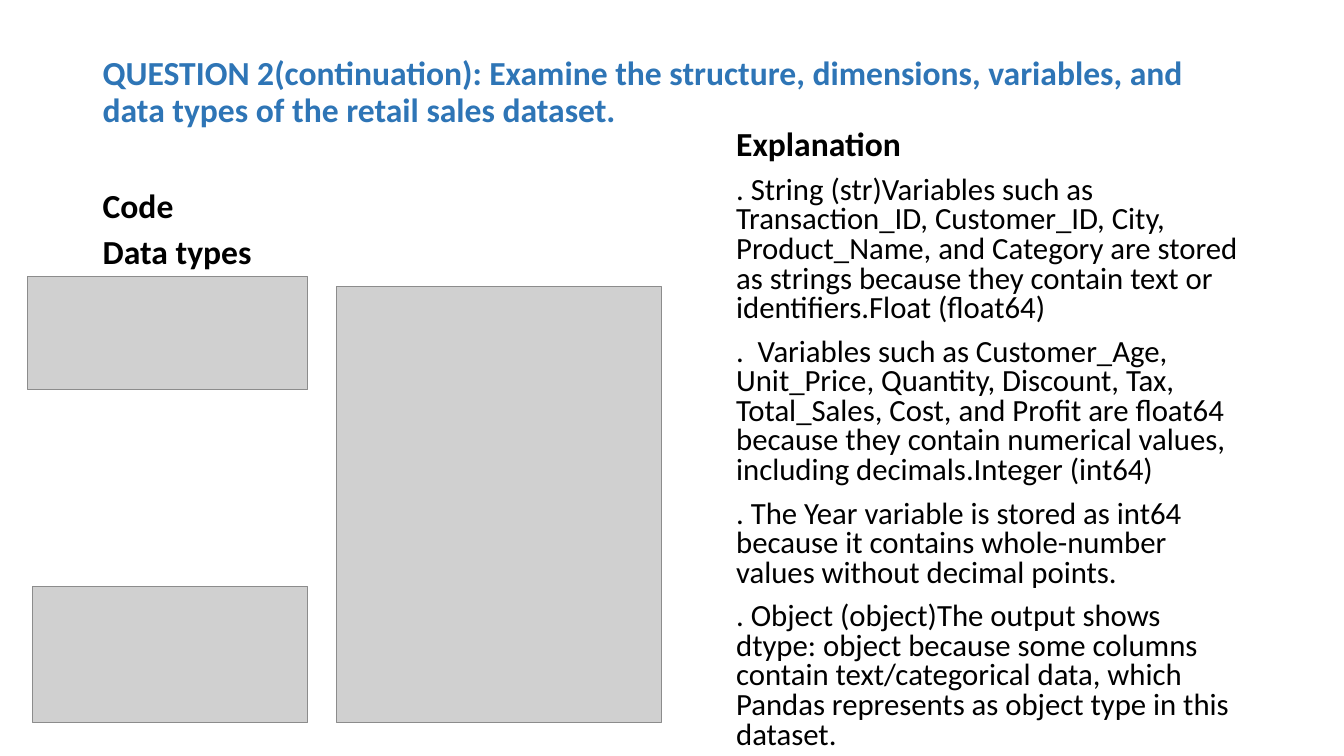
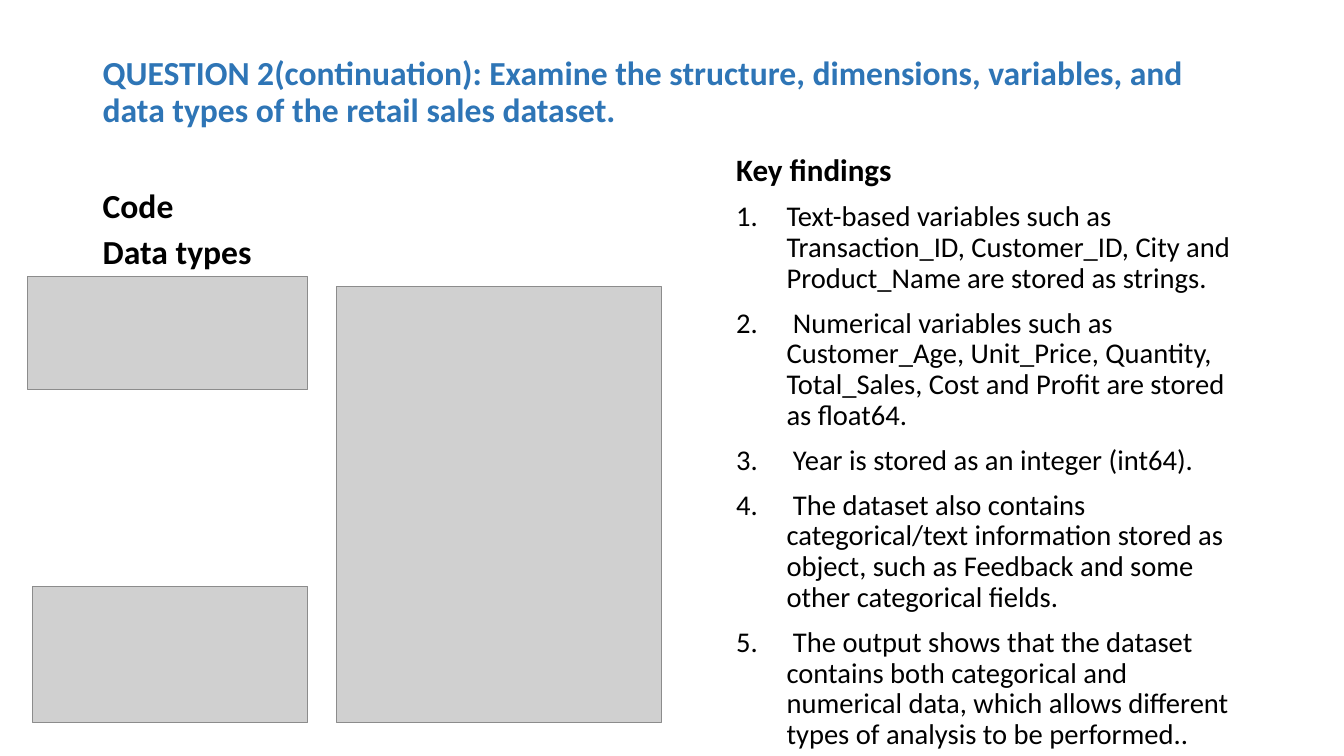
Before and after one commit to roykiptala/Datascience-workshop, a slide deck: slide 8 of Projects/RETAIL SALES AND CUSTOMER ANALYTICS.pptx. Drawn at 1344x756 pixels with LibreOffice and Linux fonts; fonts in the diff are those of the drawing; grey boxes stand for pictures. Boxes give left, top, right and bottom in pixels: in the first picture for what was removed or moved away, otherwise in the second. Text is boxed around its words. In the diff, an @@ line names an element or a change of style, - is before the commit and + after.

Commit message:
Complete data analysis

```diff
--- a/Projects/RETAIL SALES AND CUSTOMER ANALYTICS.pptx
+++ b/Projects/RETAIL SALES AND CUSTOMER ANALYTICS.pptx
@@ text at (736, 159, 1230, 749): text changed; size 22 to 20.4 pt @@
-Explanation
-. String (str)Variables such as Transaction_ID, Customer_ID, City, Product_Name, and Category are stored as strings because they contain text or identifiers.Float (float64)
-. Variables such as Customer_Age, Unit_Price, Quantity, Discount, Tax, Total_Sales, Cost, and Profit are float64 because they contain numerical values, including decimals.Integer (int64)
-. The Year variable is stored as int64 because it contains whole-number values without decimal points.
-. Object (object)The output shows dtype: object because some columns contain text/categorical data, which Pandas represents as object type in this dataset.
+Key findings
+1. Text-based variables such as Transaction_ID, Customer_ID, City and Product_Name are stored as strings.
+2. Numerical variables such as Customer_Age, Unit_Price, Quantity, Total_Sales, Cost and Profit are stored as float64.
+3. Year is stored as an integer (int64).
+4. The dataset also contains categorical/text information stored as object, such as Feedback and some other categorical fields.
+5. The output shows that the dataset contains both categorical and numerical data, which allows different types of analysis to be performed..
```
Also in this commit, not shown: 34 other slides changed, 1 slide added, 8 other files.
